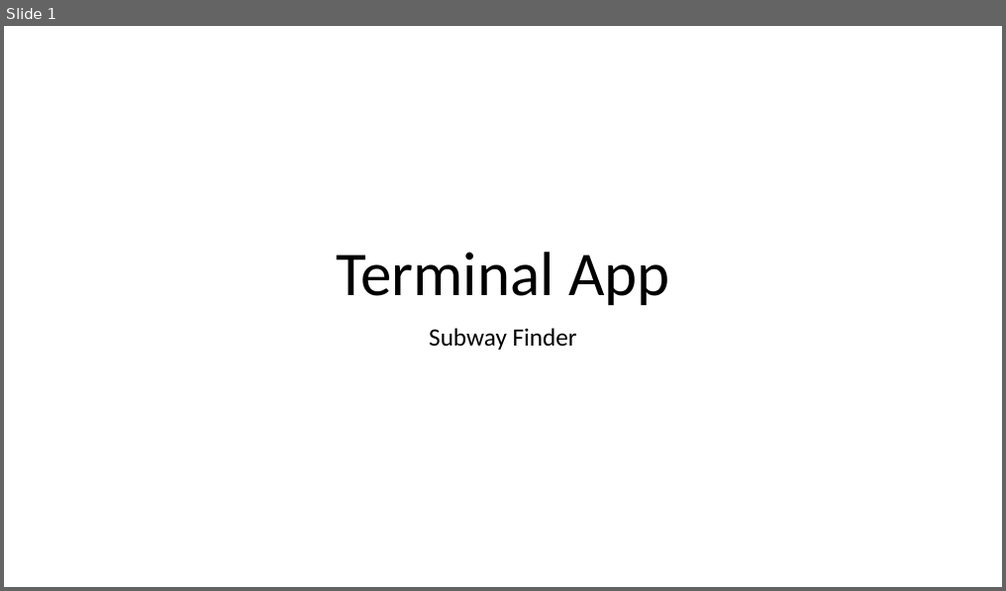
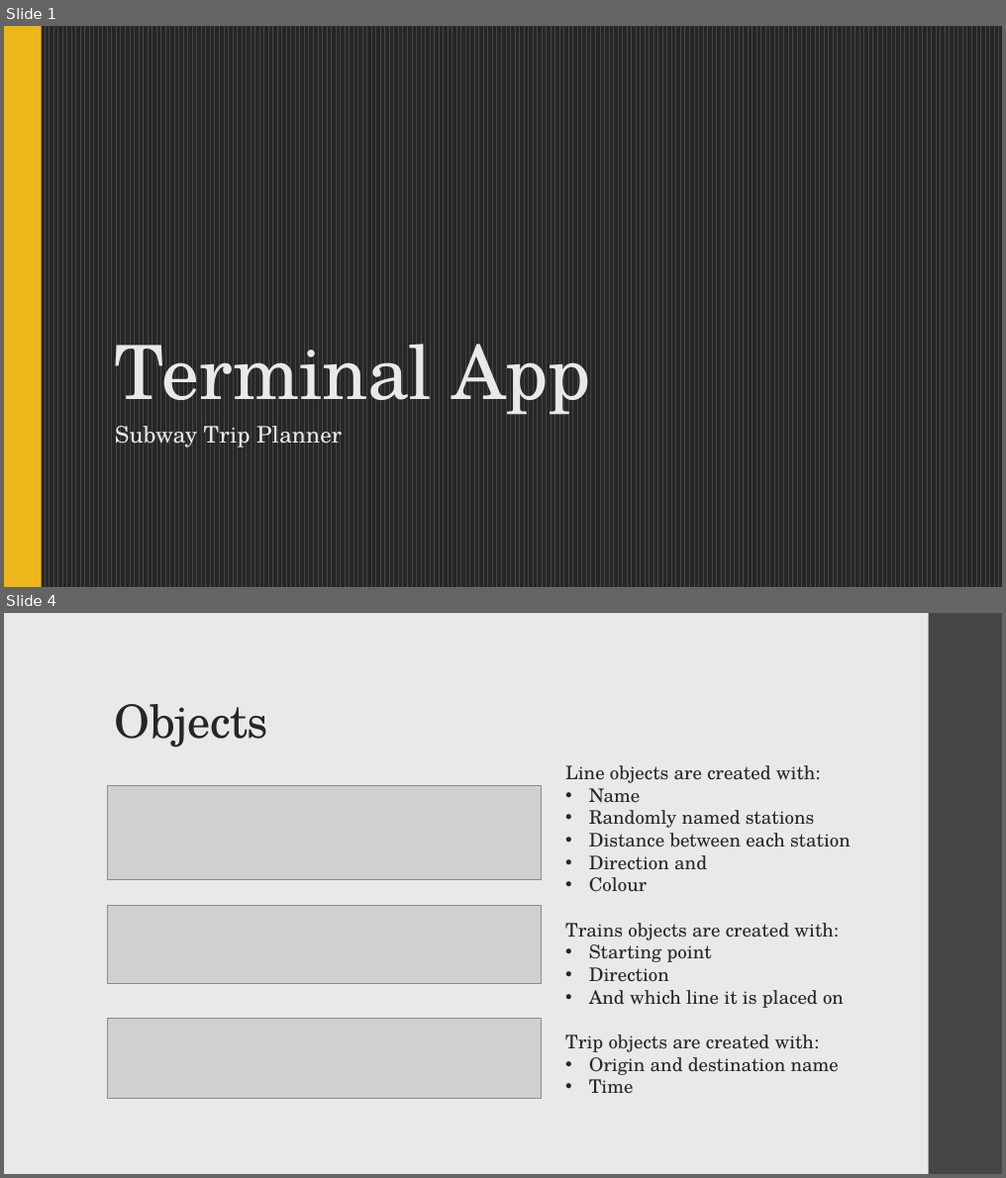
Before and after one commit to ChrisWhite12/Subway-Trip-Planner, a slide deck: ppt/Presentation.pptx. Shown one above the other, each under a label of ours: slide 1 before the commit, slides 1 and 4 after it; the slides between them are not shown. The pictures are 1006x591 and 1006x1178 pixels, drawn with LibreOffice and Linux fonts; fonts in the diff are those of the drawing; grey boxes stand for pictures. Boxes give left, top, right and bottom in pixels: in the first picture for what was removed or moved away, otherwise in the second. Text is boxed around its words. In the diff, an @@ line names an element or a change of style, - is before the commit and + after.

```diff
--- a/ppt/Presentation.pptx
+++ b/ppt/Presentation.pptx
@@ slide 4 added at [4, 613, 1002, 1174], background #E9E9E9 @@
@@ rectangle added at [929, 613, 1002, 1174], fill #454545 @@
@@ title added at [115, 704, 268, 748], 44 pt, text #262626 @@
+Objects
@@ picture added at [107, 785, 541, 880] @@
@@ text added at [565, 765, 850, 1094], 18 pt, text #262626 @@
+Line objects are created with:
+• Name
+• Randomly named stations
+• Distance between each station
+• Direction and
+• Colour
+Trains objects are created with:
+• Starting point
+• Direction
+• And which line it is placed on
+Trip objects are created with:
+• Origin and destination name
+• Time
@@ picture added at [107, 906, 541, 983] @@
@@ picture added at [107, 1018, 541, 1099] @@
@@ slide 1 changed as well @@
@@ background #FFFFFF to pattern #454545 on #262626 @@
@@ rectangle added at [4, 26, 42, 587], fill #EDB61B @@
@@ title "Terminal App": place and size @@
-title "Terminal App" at [336, 252, 670, 305]
+title "Terminal App" at [115, 344, 591, 415]
@@ title "Terminal App" at [115, 344, 591, 415]: size 60 to 72 pt, font Calibri to TeX Gyre Schola, text colour #000000 to #E9E9E9, letter spacing 0 to -0.5 pt; alignment centre to left; line spacing 0.9 to 0.85 @@
@@ subtitle at [115, 426, 342, 448]: text changed; size 24 to 22 pt; font Calibri to TeX Gyre Schola; text colour #000000 to #E9E9E9 @@
-Subway Finder
+Subway Trip Planner
```
Also in this commit, not shown: 4 other slides added, 8 other files.
